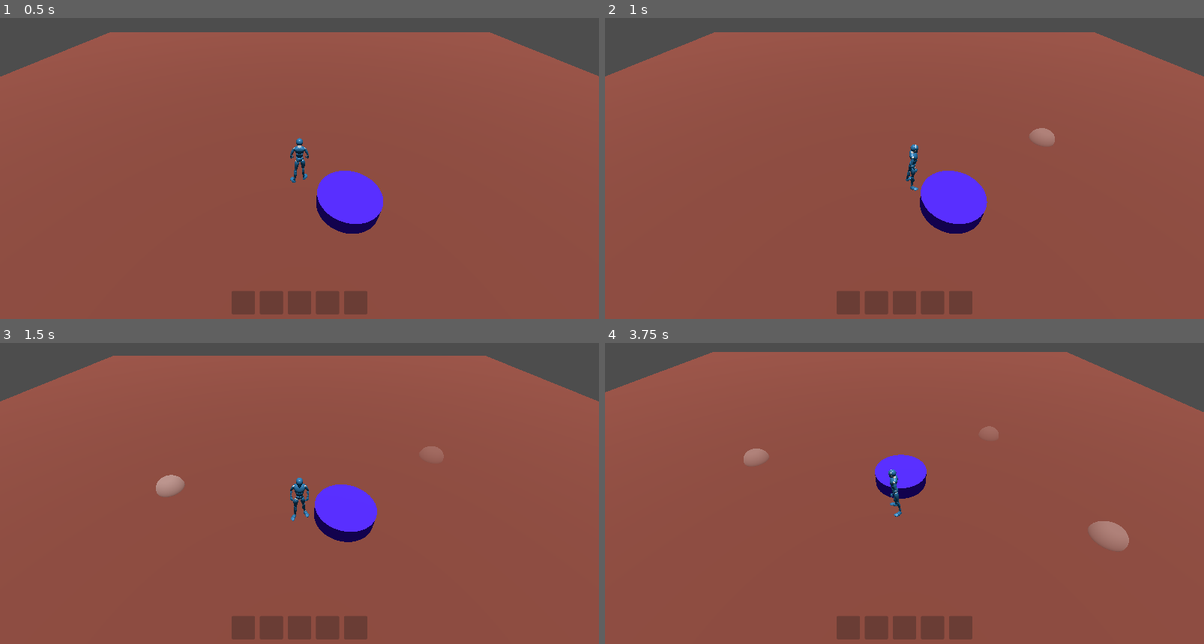
Above: before the commit, frames 1-4 (two rows, left to right).
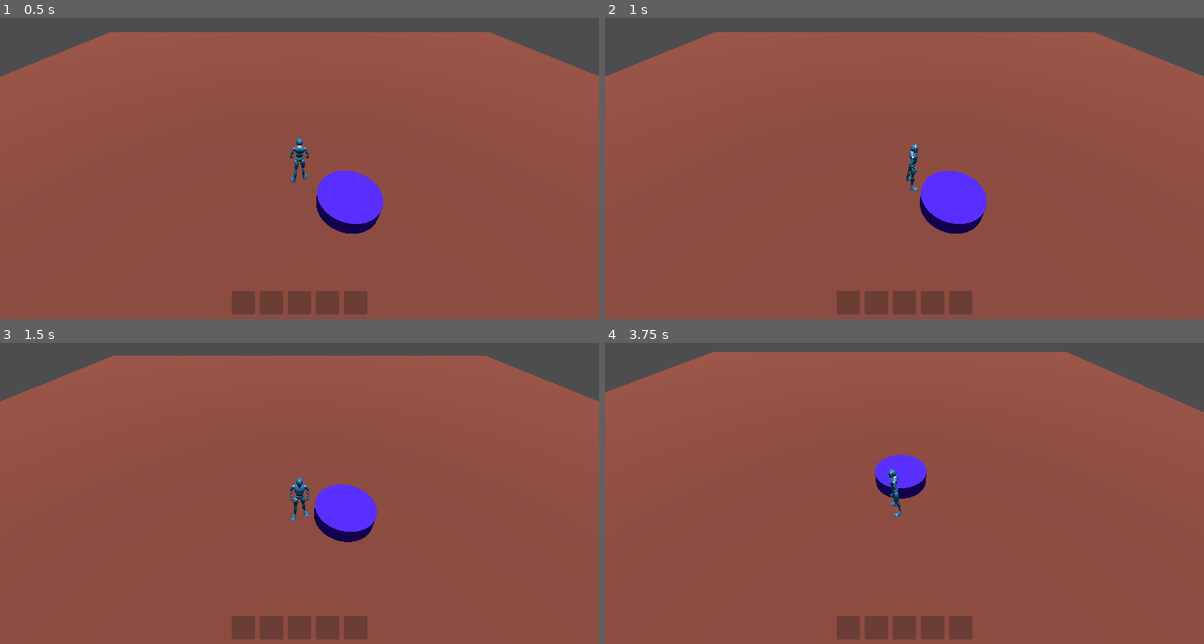
Above: after the commit, the same moments.

Repository: CapsCollective/sunflower
Game: Godot game, scene res://assets/common/scenes/game_world.tscn
The game is run twice, just before and just after one commit, with the same random seed, the same clock (stepped at 60 frames per second) and the same inputs.
Inputs (mouse positions are in pixels of both pictures, inside the frame that each line leads up to):
- Up to frame 1 (0.5 s): no input
- Up to frame 2 (1 s): tap Enter (next_turn, bound only before the commit) at 0.5, 0.8 s; move the mouse to (1036, 135) at 0.52 s; press the mouse at (1036, 135) at 0.53 s; hold D (move_right) from 0.53 s (still down)
- Up to frame 3 (1.5 s): tap Space at 1.25 s; move the mouse to (179, 493) at 1.27 s; release D (move_right) at 1.28 s; release the mouse at (179, 493) at 1.28 s; hold S (move_back) from 1.28 s (still down); tap Enter (next_turn, bound only before the commit) at 1.35 s
- Up to frame 4 (3.75 s): right-click (784, 493) at 1.55 s; move the mouse to (964, 403) at 2.02 s; release S (move_back) at 2.03 s; hold D (move_right) 2.03-2.78 s; hold Right mouse button (rmb_down) 2.03-2.78 s; click (964, 403) at 2.3 s; move the mouse to (874, 541) at 2.77 s; hold W (move_forward) 2.78-3.53 s; click (874, 541) at 2.85 s; tap Enter (next_turn, bound only before the commit) at 3.05, 3.5 s; move the mouse to (1084, 526) at 3.52 s; hold A (move_left) from 3.53 s (still down); hold Enter (next_turn, bound only before the commit) from 3.53 s (still down)

Frame 1 is identical in both runs. In frame 2, 0.2% of the frame differs, in the area x 70-76%, y 36-43%; in frame 3, 0.3%; in frame 4, 0.7%, in the area x 23-88%, y 27-69%.
Error before the commit: Invalid call. Nonexistent function 'next_turn' in base 'Node (game_manager.gd)'. (res://assets/zones/scripts/zone.gd:12)

Commit message:
Added selection cursor with predicate and increment day shortcut

Diff:
--- a/assets/crops/scenes/crop_cursor.tscn
+++ b/assets/character/scenes/selection_cursor.tscn
@@ -1,4 +1,6 @@
-[gd_scene load_steps=3 format=3 uid="uid://bsnicloc6tonl"]
+[gd_scene load_steps=4 format=3 uid="uid://bsnicloc6tonl"]
+
+[ext_resource type="Script" path="res://assets/character/scripts/selection_cursor.gd" id="1_rccpc"]
 
 [sub_resource type="SphereMesh" id="SphereMesh_wtspx"]
 
@@ -6,6 +8,7 @@
 transparency = 1
 albedo_color = Color(1, 1, 1, 0.156863)
 
-[node name="CropCursor" type="MeshInstance3D"]
+[node name="SelectionCursor" type="MeshInstance3D"]
 mesh = SubResource("SphereMesh_wtspx")
 surface_material_override/0 = SubResource("StandardMaterial3D_5d7ia")
+script = ExtResource("1_rccpc")
--- a/assets/character/scripts/player_character.gd
+++ b/assets/character/scripts/player_character.gd
@@ -1,40 +1,34 @@
 class_name PlayerCharacter extends Character
 
-var crop_cursor = null
+var selection_cursor: SelectionCursor = null
 
 func _ready():
 	super._ready()
 	await get_tree().create_timer(0.01).timeout
 	GameManager.current_zone.game_cam.subject = self
+	selection_cursor = preload("res://assets/character/scenes/selection_cursor.tscn").instantiate()
+	selection_cursor.visible = false
+	add_sibling(selection_cursor)
 
 func _unhandled_input(event):
 	if event.is_action("lmb_down") and event.is_action_pressed("lmb_down"):
 		var pos = Utils.get_perspective_collision_ray_point(self)
 		if pos:
 			navigate_to(pos)
+		get_viewport().set_input_as_handled()
 	elif event.is_action("rmb_down") and event.is_action_pressed("rmb_down"):
-		if crop_cursor:
-			var pos = Utils.get_perspective_collision_ray_point(self)
-			if pos:
-				var cell = GameManager.current_zone.grid.get_cell_by_position(pos)
-				if GameManager.current_zone.grid.is_cell_valid(cell):
-					run_action(CharacterActionPlantCrop.new(self, cell))
-					crop_cursor.queue_free()
-					crop_cursor = null
+		if selection_cursor.visible:
+			var cell = selection_cursor.get_hovered_cell()
+			if cell and GameManager.current_zone.grid.is_cell_valid(cell):
+				run_action(CharacterActionPlantCrop.new(self, cell))
+				selection_cursor.visible = false
+		get_viewport().set_input_as_handled()
 	elif event.is_action("ui_accept") and event.is_action_released("ui_accept"):
-		crop_cursor = preload("res://assets/crops/scenes/crop_cursor.tscn").instantiate()
-		add_sibling(crop_cursor)
-
-func _process(_delta):
-	if crop_cursor and crop_cursor.is_inside_tree():
-		var mouse_pos = Utils.get_perspective_collision_ray_point(self, false, 2)
-		if mouse_pos:
-			var grid: Grid3D = GameManager.current_zone.grid
-			var quantised_pos = grid.get_quantised_position(mouse_pos)
-			crop_cursor.global_position = quantised_pos
-			crop_cursor.visible = grid.is_cell_at_position_valid(quantised_pos)
-		else:
-			crop_cursor.visible = false
+		selection_cursor.cell_select_predicate = func(cell: Vector2i):
+			var crop_zone = Savegame.player.crops.get(GameManager.current_zone.id)
+			return not crop_zone or crop_zone.get(cell) == null
+		selection_cursor.visible = not selection_cursor.visible
+		get_viewport().set_input_as_handled()
 
 func _physics_process(delta):
 	var keyboard_movement = get_keyboard_movement()
--- /dev/null
+++ b/assets/character/scripts/selection_cursor.gd
@@ -0,0 +1,29 @@
+class_name SelectionCursor extends MeshInstance3D
+
+var enabled: bool:
+	set(v):
+		enabled = v
+		var material = get_surface_override_material(0)
+		if material:
+			material.albedo_color = Color(1.0, 1.0, 1.0, 0.15) if enabled else Color(1.0, 0.0, 0.0, 0.15)
+
+var cell_select_predicate: Callable
+
+func _process(_delta):
+	if visible:
+		var pos = Utils.get_perspective_collision_ray_point(self, false, 2)
+		if pos:
+			var grid: Grid3D = GameManager.current_zone.grid
+			var quantised_pos = grid.get_quantised_position(pos)
+			global_position = quantised_pos
+			var cell = grid.get_cell_by_position(quantised_pos)
+			enabled = grid.is_cell_valid(cell) \
+				and (not cell_select_predicate or cell_select_predicate.call(cell))
+		else:
+			enabled = false
+
+func get_hovered_cell():
+	var pos = Utils.get_perspective_collision_ray_point(self)
+	if pos:
+		return GameManager.current_zone.grid.get_cell_by_position(pos)
+	return null
--- a/assets/common/scripts/game_manager.gd
+++ b/assets/common/scripts/game_manager.gd
@@ -39,6 +39,11 @@
 	Utils.log_info("Deserialisation", "Operation completed")
 	load_completed.emit()
 
+func _shortcut_input(event):
+	if event.is_action_pressed("increment_day"):
+		increment_day()
+		get_viewport().set_input_as_handled()
+
 func register_zone(zone: Zone):
 	current_zone = zone
 	if not Savegame.player.zones.has(zone.id):
@@ -67,7 +72,6 @@
 			if dist <= radius and zone.has(point):
 				zone[point][property] = clampf(zone[point][property] + scaled_change, 0, 1)
 	grid_updated.emit()
-	Savegame.save_file()
 
 func increment_day():
 	Savegame.player.day += 1
--- a/assets/crops/scenes/crop.tscn
+++ b/assets/crops/scenes/crop.tscn
@@ -2,17 +2,18 @@
 
 [ext_resource type="Script" path="res://assets/crops/scripts/crop.gd" id="1_5d6h3"]
 
-[sub_resource type="SphereMesh" id="SphereMesh_l1ryv"]
+[sub_resource type="CylinderMesh" id="CylinderMesh_yxjut"]
+top_radius = 0.0
+height = 1.0
 
 [sub_resource type="SphereShape3D" id="SphereShape3D_ui3tc"]
 
 [node name="Crop" type="StaticBody3D"]
-transform = Transform3D(1, 0, 0, 0, 1, 0, 0, 0, 1, 0, 0, 2.05366)
-collision_layer = 0
+collision_layer = 4
 script = ExtResource("1_5d6h3")
 
 [node name="MeshInstance3D" type="MeshInstance3D" parent="."]
-mesh = SubResource("SphereMesh_l1ryv")
+mesh = SubResource("CylinderMesh_yxjut")
 
 [node name="CollisionShape3D" type="CollisionShape3D" parent="."]
 shape = SubResource("SphereShape3D_ui3tc")
--- a/assets/crops/scripts/crop.gd
+++ b/assets/crops/scripts/crop.gd
@@ -18,7 +18,6 @@
 			Savegame.player.crops[GameManager.current_zone.id] = {}
 			crop_zone = Savegame.player.crops[GameManager.current_zone.id]
 		crop_zone[grid_cell] = {"type": crop_type, "growth_score": 0, "days_planted": 0}
-		Savegame.save_file()
 	update_display()
 
 func on_day_incremented():
@@ -26,7 +25,7 @@
 
 func update_display():
 	var crop_entry = Savegame.player.crops[GameManager.current_zone.id][grid_cell]
-	if crop_entry.growth_score >= 100:
-		var material = mesh_instance.get_surface_override_material(0)
-		if material:
-			material.albedo_color = Color(0.0, 1.0, 0.1, 1.0)
+	var material = mesh_instance.get_surface_override_material(0)
+	var is_ripe = crop_entry.growth_score >= 100
+	if material:
+		material.albedo_color = Color(0.0, 1.0, 0.1, 1.0) if is_ripe else Color(0.7, 0.2, 0.1, 1.0)
--- a/assets/zones/scripts/zone.gd
+++ b/assets/zones/scripts/zone.gd
@@ -6,11 +6,6 @@
 
 var game_cam: GameCamera
 var grid: Grid3D
-
-func _shortcut_input(event):
-	if event.is_action_pressed("next_turn"):
-		GameManager.next_turn()
-		get_viewport().set_input_as_handled()
 
 func _ready():
 	game_cam = Utils.get_first_node_with_script(self, GameCamera)
--- a/project.godot
+++ b/project.godot
@@ -52,9 +52,9 @@
 "events": [Object(InputEventKey,"resource_local_to_scene":false,"resource_name":"","device":-1,"window_id":0,"command_or_control_autoremap":true,"alt_pressed":false,"shift_pressed":false,"pressed":false,"keycode":96,"physical_keycode":0,"key_label":0,"unicode":96,"echo":false,"script":null)
 ]
 }
-next_turn={
+increment_day={
 "deadzone": 0.5,
-"events": [Object(InputEventKey,"resource_local_to_scene":false,"resource_name":"","device":-1,"window_id":0,"alt_pressed":false,"shift_pressed":false,"ctrl_pressed":false,"meta_pressed":false,"pressed":false,"keycode":4194309,"physical_keycode":0,"key_label":0,"unicode":0,"echo":false,"script":null)
+"events": [Object(InputEventKey,"resource_local_to_scene":false,"resource_name":"","device":-1,"window_id":0,"alt_pressed":false,"shift_pressed":true,"ctrl_pressed":false,"meta_pressed":false,"pressed":false,"keycode":0,"physical_keycode":61,"key_label":0,"unicode":43,"echo":false,"script":null)
 ]
 }
 move_right={
